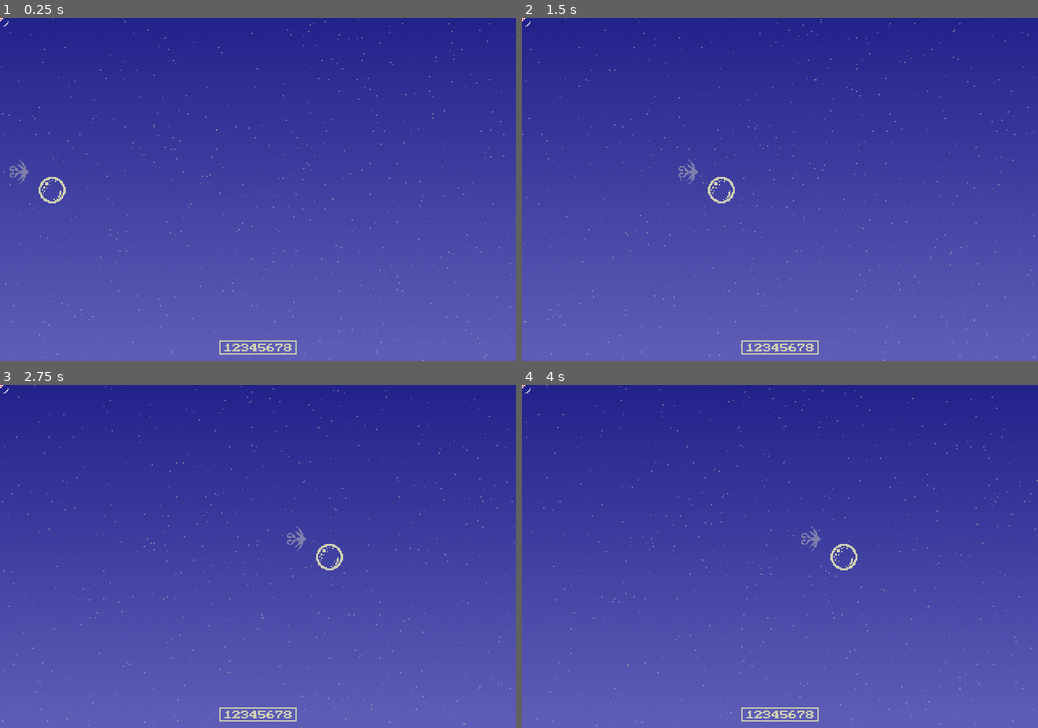
Above: before the commit, frames 1-4 (two rows, left to right).
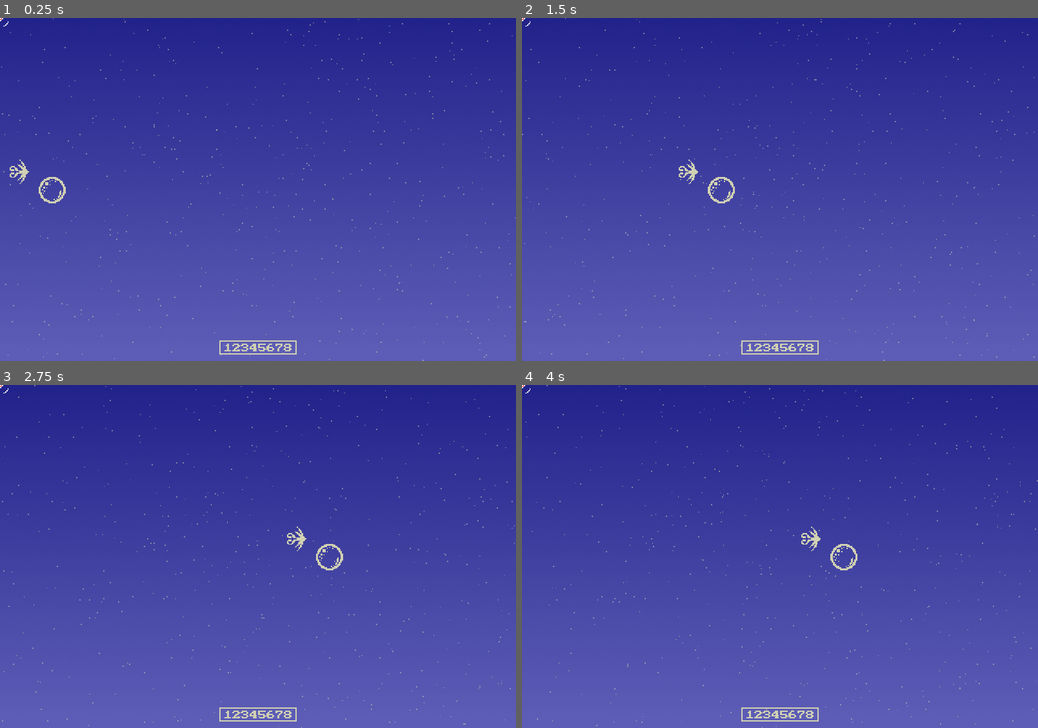
Above: after the commit, the same moments.

Repository: RogerLevy/clear-city
Game: Godot game, scene res://darkblue/tests/wave_test3.tscn
The game is run twice, just before and just after one commit, with the same random seed, the same clock (stepped at 60 frames per second) and the same inputs.
Inputs (mouse positions are in pixels of both pictures, inside the frame that each line leads up to):
- Up to frame 1 (0.25 s): no input
- Up to frame 2 (1.5 s): tap Enter at 0.5 s; move the mouse to (893, 172) at 0.52 s; press the mouse at (893, 172) at 0.53 s; hold D (right) 0.53-1.25 s; release the mouse at (893, 172) at 1.25 s; drag from (676, 206) to (754, 258) at 1.27 s
- Up to frame 3 (2.75 s): move the mouse to (309, 481) at 2.02 s; press the mouse at (309, 481) at 2.03 s; hold D (right) from 2.03 s (still down); tap Tab at 2.1 s
- Up to frame 4 (4 s): release D (right) at 2.75 s; release the mouse at (831, 481) at 2.75 s; drag from (754, 625) to (625, 505) at 2.77 s; move the mouse to (934, 607) at 3.52 s; press the mouse at (934, 607) at 3.53 s; hold A (left) from 3.53 s (still down)

The runs differ from the first frame. In frame 1, less than 0.1% of the frame differs, in the area x 1-6%, y 41-49%; in frame 2, less than 0.1%, in the area x 30-35%, y 41-49%; in frame 3, less than 0.1%; in frame 4, less than 0.1%.
Error in both runs: Invalid assignment of property or key 'bpm' with value of type 'float' on a base object of type 'Nil'. (res://common/beat_config.gd:35)

Commit message:
Add charge shots
big shot and laser cannon

Diff:
--- a/common/common.gd
+++ b/common/common.gd
@@ -133,7 +133,7 @@
 
         file_name = dir.get_next()
 
-func _spawn_actor(instance:Actor2D, parent: Node = null, position: Vector2 = Vector2.INF) -> Node:
+func _spawn_actor(instance: Node, parent: Node = null, position: Vector2 = Vector2.INF) -> Node:
     if parent == null:
         if playfield:
             playfield.add_child.call_deferred(instance)
@@ -153,7 +153,7 @@
     return instance
 
 func _spawn_scene(scene_name: String, parent: Node = null, position: Vector2 = Vector2.INF) -> Node:
-    var instance:Actor2D = scenes[scene_name].instantiate()
+    var instance = scenes[scene_name].instantiate()
     return _spawn_actor( instance, parent, position )
 
 func get_scene(scene_name: String) -> PackedScene:
@@ -252,6 +252,16 @@
     var pos = mouse_pos()
     var game_size = Vector2(get_tree().root.content_scale_size)
     return pos.x >= 0 and pos.y >= 0 and pos.x <= game_size.x and pos.y <= game_size.y
+
+## Find contact point between two positions using raycast against Area2D
+## Returns the raycast hit position, or fallback if no hit
+func find_contact_point(from: Vector2, to: Vector2, fallback: Vector2 = Vector2.ZERO) -> Vector2:
+    var space = get_tree().root.world_2d.direct_space_state
+    var query = PhysicsRayQueryParameters2D.create(from, to)
+    query.collide_with_areas = true
+    query.collide_with_bodies = false
+    var result = space.intersect_ray(query)
+    return result.position if result else fallback
 
 ## Play a sound effect (uses standard Godot mixer)
 ## Each sound self-chokes (stops previous instance of same sound)
--- a/darkblue/actors/angel.tscn
+++ b/darkblue/actors/angel.tscn
@@ -1,7 +1,6 @@
 [gd_scene format=3 uid="uid://bqqhi3o6x5v3p"]
 
 [ext_resource type="Texture2D" uid="uid://dx4yc1j06nap7" path="res://darkblue/actors/angel.png" id="1_mfutx"]
-[ext_resource type="FontFile" uid="uid://bjn7d6ss5e23g" path="res://darkblue/fonts/darkblue_mini.ttf" id="2_font"]
 
 [sub_resource type="GDScript" id="GDScript_3hwg8"]
 resource_name = "enemy10"
@@ -17,10 +16,9 @@
 
 [node name="CharacterBody2D" type="CharacterBody2D" unique_id=1198562410 groups=["enemies"]]
 script = SubResource("GDScript_3hwg8")
-hp = 10
+hp = 200
 r = 64.0
 bounty = 100
-bounty_font = ExtResource("2_font")
 sprite_texture = ExtResource("1_mfutx")
 frame_width = 50
 frame_height = 64
--- /dev/null
+++ b/darkblue/actors/big_shot_beam.gd
@@ -0,0 +1,66 @@
+@tool
+extends Actor2D
+
+# Big shot beam - 48x16 laser that passes through enemies, dealing continuous damage
+
+var angle: float = 0.0
+var atk: int = 3
+var damage_cooldown: Dictionary = {}  # enemy -> frames until can damage again
+const DAMAGE_INTERVAL: int = 6  # frames between damage ticks
+
+func init():
+    add_to_group("player_projectiles")
+    rotation = angle
+    act(func():
+        cull()
+        check_hits()
+    )
+
+func _physics_process(delta):
+    super._physics_process(delta)
+    # Decrease cooldowns
+    for enemy in damage_cooldown.keys():
+        if is_instance_valid(enemy):
+            damage_cooldown[enemy] -= 1
+            if damage_cooldown[enemy] <= 0:
+                damage_cooldown.erase(enemy)
+        else:
+            damage_cooldown.erase(enemy)
+
+func check_hits():
+    var space = get_world_2d().direct_space_state
+    # Check collision with Area2D
+    for enemy in get_tree().get_nodes_in_group("enemies"):
+        if not is_instance_valid(enemy): continue
+        if not enemy.is_visible_in_tree(): continue
+        if damage_cooldown.has(enemy): continue
+
+        # Simple distance check for now
+        var dist = global_position.distance_to(enemy.global_position)
+        var enemy_r = enemy.get("r") if enemy.get("r") else 16.0
+        if dist < enemy_r + 24:  # half of beam length
+            if enemy.has_method("damage"):
+                enemy.damage(atk)
+                damage_cooldown[enemy] = DAMAGE_INTERVAL
+                # Spawn sparks
+                spawn_sparks(enemy)
+
+func spawn_sparks(enemy):
+    const HitSparks = preload("res://darkblue/effects/hit_sparks.gd")
+    var playfield = g.get("playfield")
+    if playfield:
+        var enemy_r = enemy.get("r") if enemy.get("r") else 16.0
+        var contact = g.find_contact_point(global_position, enemy.global_position, enemy.global_position)
+        HitSparks.spawn(playfield, contact, velocity.angle() + PI, 10)
+
+func cull():
+    var screen_size = get_viewport().get_visible_rect().size
+    if global_position.x < -50 or global_position.x > screen_size.x + 50:
+        queue_free()
+    if global_position.y < -50 or global_position.y > screen_size.y + 50:
+        queue_free()
+
+func _draw():
+    # Draw 48x16 beam
+    var rect = Rect2(-24, -8, 48, 16)
+    draw_rect(rect, Color(0.82, 0.82, 0.7, 1.0))
--- /dev/null
+++ b/darkblue/actors/big_shot_beam.tscn
@@ -0,0 +1,10 @@
+[gd_scene format=3]
+
+[ext_resource type="PackedScene" uid="uid://bp2d703t1yrgl" path="res://common/actor_2d.tscn" id="1"]
+[ext_resource type="Script" path="res://darkblue/actors/big_shot_beam.gd" id="2"]
+
+[node name="BigShotBeam" instance=ExtResource("1")]
+script = ExtResource("2")
+
+[node name="Sprite2D" parent="." index="0"]
+visible = false
--- /dev/null
+++ b/darkblue/actors/big_shot_burst.gd
@@ -0,0 +1,27 @@
+extends Node2D
+
+# Big shot burst - 20-radius circle that expands from turret tip
+
+var radius: float = 0.0
+var max_radius: float = 20.0
+var expand_time: float = 0.1
+var hold_time: float = 0.05
+var fade_time: float = 0.1
+var color: Color = Color(0.82, 0.82, 0.7, 1.0)
+
+func _ready():
+    var tween = create_tween()
+    # Expand
+    tween.tween_method(set_radius, 0.0, max_radius, expand_time).set_ease(Tween.EASE_OUT).set_trans(Tween.TRANS_EXPO)
+    # Hold
+    tween.tween_interval(hold_time)
+    # Fade
+    tween.tween_property(self, "modulate:a", 0.0, fade_time)
+    tween.tween_callback(queue_free)
+
+func set_radius(r: float):
+    radius = r
+    queue_redraw()
+
+func _draw():
+    draw_circle(Vector2.ZERO, radius, color)
--- /dev/null
+++ b/darkblue/actors/big_shot_burst.tscn
@@ -0,0 +1,6 @@
+[gd_scene format=3]
+
+[ext_resource type="Script" path="res://darkblue/actors/big_shot_burst.gd" id="1"]
+
+[node name="BigShotBurst" type="Node2D"]
+script = ExtResource("1")
--- /dev/null
+++ b/darkblue/actors/laser_cannon.gd
@@ -0,0 +1,191 @@
+extends Node2D
+
+# Laser cannon - instant wide beam that damages once per enemy
+
+signal finished
+
+var angle: float = 0.0
+var ship: Node2D = null
+var turret: Node2D = null
+var width: float = 1.0
+var max_width: float = 100.0
+var length: float = 2000.0
+var color: Color = Color(0.82, 0.82, 0.7, 1.0)
+
+var damaged_enemies: Dictionary = {}  # track who we've hit
+var can_damage: bool = false
+var prev_rotation: float = 0.0  # for swept collision
+var blocked: bool = false  # laser stopped by high-HP enemy
+var blocked_length: float = 0.0  # length to blocked enemy
+var debug_draw: bool = true  # draw collision shape in red
+
+# Custom easing curves from original Forth code
+func exp3_ease_in(t: float) -> float:
+    return pow(2.0, 40.0 * (t - 1.0))
+
+func exp2_ease_out(t: float) -> float:
+    return 1.0 - pow(2.0, -20.0 * t)
+
+func _ready():
+    rotation = angle
+    prev_rotation = angle
+
+    var tween = create_tween()
+    # Phase 1: Grow from 1px to full width (exponential3 ease-in)
+    tween.tween_method(func(t): set_width(lerpf(1.0, max_width, exp3_ease_in(t))), 0.0, 1.0, 0.2)
+    tween.tween_callback(func(): can_damage = true)
+    # Phase 2: Hold full width for 2 frames (~0.033s at 60fps)
+    tween.tween_interval(0.033)
+    # Phase 3: Slowly narrow (exponential2 ease-out, still deals damage)
+    tween.tween_method(func(t): set_width(lerpf(max_width, 1.0, exp2_ease_out(t))), 0.0, 1.0, 0.4)
+    tween.tween_callback(func(): can_damage = false)
+    # Phase 4: Shorten length exponentially
+    tween.tween_method(set_length, length, 0.0, 0.25).set_ease(Tween.EASE_OUT).set_trans(Tween.TRANS_CUBIC)
+    # Done
+    tween.tween_callback(cleanup)
+
+func set_width(w: float):
+    width = w
+    queue_redraw()
+
+func set_length(l: float):
+    length = l
+    queue_redraw()
+
+func _physics_process(_delta):
+    # Follow ship position and turret angle
+    if is_instance_valid(ship):
+        global_position = ship.global_position
+    if is_instance_valid(turret):
+        rotation = turret.current_angle
+
+    # Check for hits during damage window
+    if can_damage:
+        check_hits()
+
+    # Store for swept collision next frame
+    prev_rotation = rotation
+
+func check_hits():
+    for enemy in get_tree().get_nodes_in_group("enemies"):
+        if not is_instance_valid(enemy): continue
+        if not enemy.is_visible_in_tree(): continue
+        if damaged_enemies.has(enemy): continue
+
+        var enemy_r = enemy.get("r") if enemy.get("r") else 16.0
+        if is_in_beam(enemy.global_position, enemy_r):
+            if enemy.has_method("damage"):
+                var dmg = 100 if width >= max_width else int(width)
+                enemy.damage(dmg)
+                damaged_enemies[enemy] = true
+                spawn_sparks(enemy)
+
+# Disabled - blocking/shortening feature (needs work)
+#func check_hits_with_blocking():
+#    var hits: Array = []
+#    for enemy in get_tree().get_nodes_in_group("enemies"):
+#        if not is_instance_valid(enemy): continue
+#        if not enemy.is_visible_in_tree(): continue
+#        if damaged_enemies.has(enemy): continue
+#
+#        var enemy_r = enemy.get("r") if enemy.get("r") else 16.0
+#        if is_in_beam(enemy.global_position, enemy_r):
+#            var dist = (enemy.global_position - global_position).length()
+#            hits.append({"enemy": enemy, "dist": dist, "r": enemy_r})
+#
+#    hits.sort_custom(func(a, b): return a.dist < b.dist)
+#
+#    for hit in hits:
+#        var enemy = hit.enemy
+#        var dist = hit.dist
+#        var enemy_r = hit.r
+#
+#        if blocked and dist > blocked_length:
+#            continue
+#
+#        if enemy.has_method("damage"):
+#            var dmg = 100 if width >= max_width else int(width)
+#            var enemy_hp = enemy.get("hp") if enemy.get("hp") else 0
+#
+#            if enemy_hp > dmg and not blocked:
+#                blocked = true
+#                blocked_length = dist - enemy_r
+#                length = blocked_length
+#
+#            enemy.damage(dmg)
+#            damaged_enemies[enemy] = true
+#            spawn_sparks(enemy)
+
+func is_in_beam(pos: Vector2, enemy_r: float) -> bool:
+    var to_enemy = pos - global_position
+    var dist = to_enemy.length()
+
+    # Check distance (must be within beam length)
+    if dist > length + enemy_r:
+        return false
+
+    # Get enemy angle relative to beam origin
+    var enemy_angle = to_enemy.angle()
+
+    # Calculate angular tolerance (beam width + enemy radius at this distance)
+    var tolerance = atan2(width / 2.0 + enemy_r, max(dist, 1.0))
+
+    # Calculate the swept angular range (min to max, accounting for beam width)
+    var ang1 = rotation
+    var ang2 = prev_rotation
+
+    # Normalize angles to find the actual swept range
+    var sweep = angle_difference(ang1, ang2)
+    var min_ang: float
+    var max_ang: float
+
+    if sweep >= 0:
+        min_ang = ang1 - tolerance
+        max_ang = ang1 + sweep + tolerance
+    else:
+        min_ang = ang1 + sweep - tolerance
+        max_ang = ang1 + tolerance
+
+    # Check if enemy angle falls within the swept range
+    # Use angle_difference to handle wraparound
+    var diff_from_min = angle_difference(min_ang, enemy_angle)
+    var total_range = angle_difference(min_ang, max_ang)
+
+    # Enemy is in beam if its angle is between min and max
+    if total_range >= 0:
+        return diff_from_min >= 0 and diff_from_min <= total_range
+    else:
+        return diff_from_min <= 0 and diff_from_min >= total_range
+
+func spawn_sparks(enemy):
+    const HitSparks = preload("res://darkblue/effects/hit_sparks.gd")
+    var playfield = g.get("playfield")
+    if playfield:
+        var contact = g.find_contact_point(global_position, enemy.global_position, enemy.global_position)
+        HitSparks.spawn(playfield, contact, rotation + PI, 30)
+
+func cleanup():
+    finished.emit()
+    queue_free()
+
+func _draw():
+    # Draw beam as rectangle from origin extending in +X direction
+    var rect = Rect2(0, -width / 2, length, width)
+    draw_rect(rect, color)
+
+    # Debug: draw swept collision area as filled polygon
+    if debug_draw and can_damage:
+        var tolerance = atan2(width / 2.0, length)
+        var local_prev = prev_rotation - rotation  # prev beam angle in local space
+
+        var min_ang = minf(0, local_prev) - tolerance
+        var max_ang = maxf(0, local_prev) + tolerance
+
+        var points: PackedVector2Array = []
+        points.append(Vector2.ZERO)
+        var steps = 24
+        for i in range(steps + 1):
+            var ang = lerpf(min_ang, max_ang, float(i) / steps)
+            points.append(Vector2.from_angle(ang) * length)
+
+        draw_colored_polygon(points, Color(1, 0, 0, 0.3))
--- /dev/null
+++ b/darkblue/actors/laser_cannon.tscn
@@ -0,0 +1,6 @@
+[gd_scene format=3]
+
+[ext_resource type="Script" path="res://darkblue/actors/laser_cannon.gd" id="1"]
+
+[node name="LaserCannon" type="Node2D"]
+script = ExtResource("1")
--- a/darkblue/actors/ship.tscn
+++ b/darkblue/actors/ship.tscn
@@ -52,7 +52,6 @@
 
 [node name="Turret" parent="." unique_id=544839953 instance=ExtResource("6_abl7j")]
 position = Vector2(-30.60001, -16.400002)
-mouse_lerp_speed = 0.5
-shot_speed = 800.0
+orbit_radius = 24.0
 
 [connection signal="area_entered" from="Area2D" to="." method="_on_area_entered"]
--- a/darkblue/actors/shot.gd
+++ b/darkblue/actors/shot.gd
@@ -26,15 +26,10 @@
     if actor.is_in_group("enemies"):
         if actor.has_method("damage"):
             actor.damage(atk)
-        # Spawn hit sparks at contact point using raycast
+        # Spawn hit sparks at contact point
         var playfield = g.get("playfield")
         if playfield:
-            var space = get_world_2d().direct_space_state
-            var query = PhysicsRayQueryParameters2D.create(global_position, area.global_position)
-            query.collide_with_areas = true
-            query.collide_with_bodies = false
-            var result = space.intersect_ray(query)
-            var contact = result.position if result else global_position
+            var contact = g.find_contact_point(global_position, area.global_position, global_position)
             HitSparks.spawn(playfield, contact, velocity.angle() + PI, 20)
         visible = false
         queue_free()
--- a/darkblue/actors/turret.gd
+++ b/darkblue/actors/turret.gd
@@ -3,13 +3,46 @@
 
 # Turret orbits around the ship and points at mouse cursor
 
-@export var orbit_radius: float = 32.0
+@export var orbit_radius: float = 24
 @export var mouse_lerp_speed: float = 0.5
 @export var shot_speed: float = 800.0
 @export var snd_shoot: AudioStreamWAV
+@export var snd_charge: AudioStreamWAV
+@export var snd_bigshot: AudioStreamWAV
+@export var snd_laser: AudioStreamWAV
 
 var aim: float = 0.0      # target angle (where we want to point)
 var current_angle: float = 0.0  # actual angle (lerps towards aim)
+
+# Charge system
+const CHARGE_DELAY: int = 15       # frames before charging starts
+const CHARGE_BIG_SHOT: int = 30    # charge needed for big shot
+const CHARGE_LASER: int = 120      # charge needed for laser cannon
+const CHARGE_MAX: int = 120        # max charge
+const CHARGE_TIMEOUT: int = 300    # 5 seconds at 60fps
+
+var hold_frames: int = 0           # how long fire button held
+var charge: int = 0                # current charge level
+var charge_level: int = 0          # 0=pea, 1=big, 2=laser
+var laser_active: bool = false     # can't shoot during laser animation
+var shake_amount: float = 0.0
+
+# Charge bar display
+var charge_bars: Array = []
+const BAR_SCENE = preload("res://darkblue/ui/charge_bar.tscn")
+
+func _ready():
+    # Create charge bars (add to ship so they don't rotate with turret)
+    call_deferred("_create_charge_bars")
+
+func _create_charge_bars():
+    var ship = get_parent()
+    if not ship: return
+    for i in 2:
+        var bar = BAR_SCENE.instantiate()
+        bar.visible = false
+        ship.add_child(bar)
+        charge_bars.append(bar)
 
 func _physics_process(_delta):
     if Engine.is_editor_hint(): return
@@ -27,18 +60,98 @@
     # Lerp current angle towards aim
     current_angle = lerp_angle(current_angle, aim, mouse_lerp_speed)
 
-    # Position turret orbiting the ship
-    position = Vector2.from_angle(current_angle) * orbit_radius
+    # Position turret orbiting the ship (with shake)
+    var shake_offset = Vector2.ZERO
+    if shake_amount > 0:
+        shake_offset = Vector2(randf_range(-1, 1), randf_range(-1, 1)) * shake_amount * 3
+    position = Vector2.from_angle(current_angle) * orbit_radius + shake_offset
 
     # Rotate to face the aim direction
     rotation = current_angle
 
-    # Shooting
-    if Input.is_action_just_pressed("shoot"):
-        fire_pea()
+    # Handle charging and shooting
+    handle_shooting(ship)
+    update_charge_bars(ship)
+    update_ship_sprite(ship)
+    queue_redraw()
+
+func handle_shooting(ship):
+    if laser_active:
+        return
+
+    # Cancel charge on right click
+    if Input.is_action_just_pressed("cancel_charge"):
+        cancel_charge()
+        return
+
+    if Input.is_action_pressed("shoot"):
+        # Fire pea on initial press
+        if Input.is_action_just_pressed("shoot"):
+            fire_pea()
+
+        hold_frames += 1
+
+        # Start charging after delay
+        if hold_frames > CHARGE_DELAY:
+            var old_level = charge_level
+            charge = mini(charge + 1, CHARGE_MAX)
+            update_charge_level()
+
+            # Play sound on level up
+            if charge_level > old_level and snd_charge:
+                g.sfx(snd_charge, 0.5)
+
+        # Timeout - cancel if held too long
+        if hold_frames >= CHARGE_TIMEOUT:
+            cancel_charge()
+
+        # Update shake based on charge
+        shake_amount = float(charge) / float(CHARGE_MAX)
+
+    elif Input.is_action_just_released("shoot"):
+        # Fire charged shot on release
+        if charge_level == 2 and g.energy >= 120:
+            fire_laser_cannon(ship)
+        elif charge_level == 1 and g.energy >= 30:
+            fire_big_shot(ship)
+        reset_charge()
+
+func update_charge_level():
+    if charge >= CHARGE_LASER:
+        charge_level = 2
+    elif charge >= CHARGE_BIG_SHOT:
+        charge_level = 1
+    else:
+        charge_level = 0
+
+func cancel_charge():
+    reset_charge()
+
+func reset_charge():
+    hold_frames = 0
+    charge = 0
+    charge_level = 0
+    shake_amount = 0.0
+
+func update_charge_bars(ship):
+    for i in charge_bars.size():
+        var bar = charge_bars[i]
+        if i < charge_level:
+            bar.visible = true
+            bar.global_position = ship.global_position + Vector2(-20, -20 + i * -8)
+        else:
+            bar.visible = false
+
+func update_ship_sprite(ship):
+    if charge > 0:
+        # Frame 0-12 based on charge, 1 frame per 10 charge
+        var frame = mini(charge / 10, 12)
+        ship.current_frame = frame
+    elif not ship.recovering():
+        ship.current_frame = 0
 
 func fire_pea():
-    if g.energy <= 1: return  # preserve last energy point
+    if g.energy <= 1: return
 
     g.energy -= 1
     g.sfx(snd_shoot, 0.6)
@@ -46,3 +159,44 @@
     var shot = g.spawn("shot", null, get_parent().global_position)
     if shot:
         shot.velocity = Vector2.from_angle(current_angle) * shot_speed
+
+func fire_big_shot(ship):
+    g.energy -= 30
+    if snd_bigshot:
+        g.sfx(snd_bigshot, 0.8)
+
+    # Spawn circle burst at ship center
+    var burst = g.spawn("big_shot_burst", null, ship.global_position)
+
+    # Spawn wide laser from ship center
+    var beam = g.spawn("big_shot_beam", null, ship.global_position)
+    if beam:
+        beam.angle = current_angle
+        beam.velocity = Vector2.from_angle(current_angle) * shot_speed
+
+func fire_laser_cannon(ship):
+    g.energy -= 120
+    if snd_laser:
+        g.sfx(snd_laser, 1.0)
+
+    laser_active = true
+
+    # Spawn large burst at ship center
+    var burst = g.spawn("big_shot_burst", null, ship.global_position)
+    if burst:
+        burst.max_radius = 50.0
+        burst.expand_time = 0.08
+
+    var laser = g.spawn("laser_cannon", null, ship.global_position)
+    if laser:
+        laser.angle = current_angle
+        laser.ship = ship
+        laser.turret = self
+        laser.finished.connect(func(): laser_active = false)
+
+func _draw():
+    # Debug: show charge counter (un-rotated)
+    if charge > 0:
+        draw_set_transform(Vector2.ZERO, -rotation)
+        draw_string(ThemeDB.fallback_font, Vector2(20, -30), str(charge), HORIZONTAL_ALIGNMENT_LEFT, -1, 12, Color.WHITE)
+        draw_set_transform(Vector2.ZERO, 0)
--- a/darkblue/actors/turret.tscn
+++ b/darkblue/actors/turret.tscn
@@ -9,9 +9,12 @@
 position = Vector2(48, 52)
 script = ExtResource("2_c7gc6")
 orbit_radius = 32.0
-mouse_lerp_speed = null
-shot_speed = null
+mouse_lerp_speed = 0.5
+shot_speed = 800.0
 snd_shoot = ExtResource("3_ud5ui")
+snd_charge = null
+snd_bigshot = null
+snd_laser = null
 
 [node name="Turret" type="Sprite2D" parent="." index="1" unique_id=1691812379]
 visible = false
@@ -19,5 +22,5 @@
 texture = ExtResource("2_uj4cd")
 
 [node name="Polygon2D" type="Polygon2D" parent="." index="2" unique_id=1001934855]
-color = Color(0.49803922, 0.49803922, 0.6666667, 1)
+color = Color(0.81960785, 0.81960785, 0.69803923, 1)
 polygon = PackedVector2Array(1, -2, -3, -6, -6, -6, -8, -4, -8, -3, -6, -1, -4, -1, -4, -3, -7, -3, -6, -5, -4, -5, -2, …(236 unchanged characters)…
--- a/darkblue/darkblue.gd
+++ b/darkblue/darkblue.gd
@@ -9,6 +9,7 @@
 
 var _p1_prev_pos: Vector2
 var _status_text: BitmapText
+var _display_energy: float = 100.0  # rolls towards actual energy
 
 func _ready():
     super._ready()
@@ -27,7 +28,11 @@
     constrain_mouse()
 
 func process_status():
-    _status_text.text = "%d" % energy
+    # Roll display energy towards actual energy (faster when difference is larger)
+    var diff = energy - _display_energy
+    var roll_speed = absf(diff) * 0.1 + 1.0  # proportional + 1/frame minimum
+    _display_energy = move_toward(_display_energy, energy, roll_speed)
+    _status_text.text = "%d" % int(_display_energy)
 
 func _process(_delta):
     process_mouse()
--- /dev/null
+++ b/darkblue/ui/charge_bar.tscn
@@ -0,0 +1,6 @@
+[gd_scene format=3]
+
+[node name="ChargeBar" type="ColorRect"]
+offset_right = 12.0
+offset_bottom = 4.0
+color = Color(0.819608, 0.819608, 0.698039, 1)
--- a/project.godot
+++ b/project.godot
@@ -133,6 +133,11 @@
 "events": [Object(InputEventMouseButton,"resource_local_to_scene":false,"resource_name":"","device":-1,"window_id":0,"a …(253 unchanged characters)…
 ]
 }
+cancel_charge={
+"deadzone": 0.2,
+"events": [Object(InputEventMouseButton,"resource_local_to_scene":false,"resource_name":"","device":-1,"window_id":0,"alt_pressed":false,"shift_pressed":false,"ctrl_pressed":false,"meta_pressed":false,"button_mask":0,"position":Vector2(0, 0),"global_position":Vector2(0, 0),"factor":1.0,"button_index":2,"canceled":false,"pressed":false,"double_click":false,"script":null)
+]
+}
 
 [layer_names]
 
